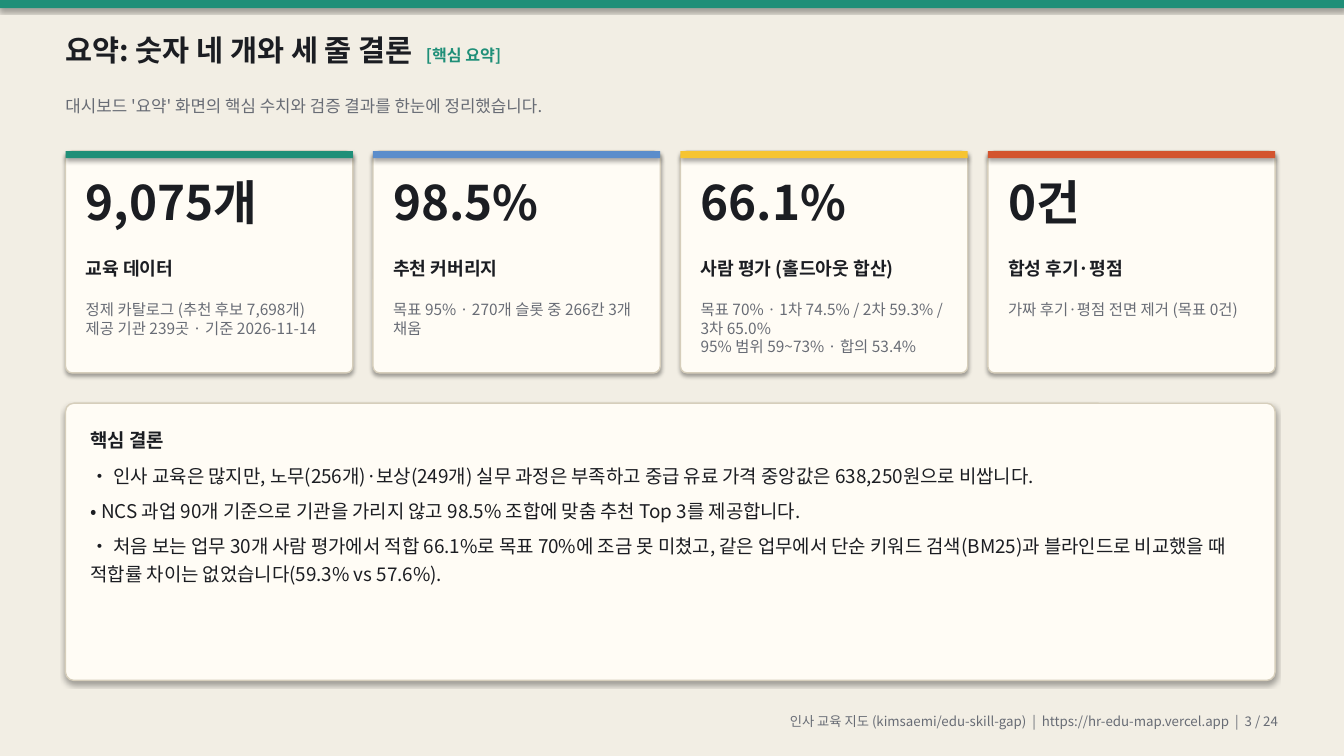
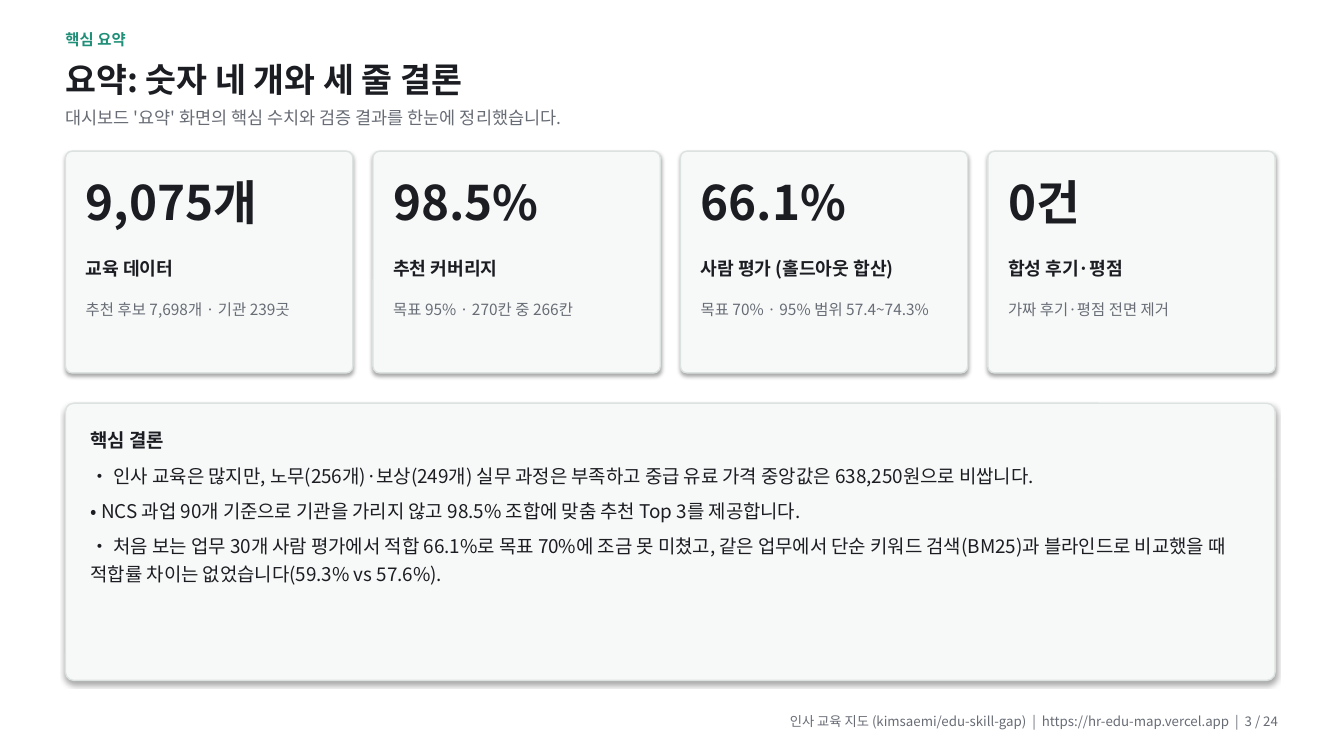
Before and after one commit to kimsaemi/edu-skill-gap, a slide deck: slide 3 of presentation/HR_교육지도_발표.pptx. Drawn at 1344x756 pixels with LibreOffice and Linux fonts; fonts in the diff are those of the drawing. Boxes give left, top, right and bottom in pixels: in the first picture for what was removed or moved away, otherwise in the second. Text is boxed around its words. In the diff, an @@ line names an element or a change of style, - is before the commit and + after.

```diff
--- a/presentation/HR_교육지도_발표.pptx
+++ b/presentation/HR_교육지도_발표.pptx
@@ rectangle at (0,0,1344,756): fill #F2EEE4 to #FFFFFF @@
@@ rectangle removed at (0,0,1344,8) @@
@@ text added at (65,32,125,47), 11 pt, text #1F8F78, bold @@
+핵심 요약
@@ text at (65,64,462,95): text changed; size 21 to 24 pt @@
-요약: 숫자 네 개와 세 줄 결론 [핵심 요약]
+요약: 숫자 네 개와 세 줄 결론
@@ text "대시보드 '요약' 화면의 핵심 수치와 ...": place and size @@
-text "대시보드 '요약' 화면의 핵심 수치와 ..." at (65,98,543,114)
+text "대시보드 '요약' 화면의 핵심 수치와 ..." at (65,109,561,126)
@@ text "대시보드 '요약' 화면의 핵심 수치와 ..." at (65,109,561,126): size 12 to 12.5 pt @@
@@ rectangle removed at (66,151,353,158) @@
@@ rectangle removed at (373,151,660,158) @@
@@ rectangle removed at (681,151,968,158) @@
@@ rectangle removed at (988,151,1275,158) @@
@@ text at (86,302,290,318): text changed @@
-정제 카탈로그 (추천 후보 7,698개)
-제공 기관 239곳 · 기준 2026-11-14
+추천 후보 7,698개 · 기관 239곳
@@ text at (393,302,573,316): text changed @@
-목표 95% · 270개 슬롯 중 266칸 3개 채움
+목표 95% · 270칸 중 266칸
@@ text at (701,302,929,316): text changed @@
-목표 70% · 1차 74.5% / 2차 59.3% / 3차 65.0%
-95% 범위 59~73% · 합의 53.4%
+목표 70% · 95% 범위 57.4~74.3%
@@ text at (1008,302,1169,316): text changed @@
-가짜 후기·평점 전면 제거 (목표 0건)
+가짜 후기·평점 전면 제거
@@ fill #FFFCF5 to #F7F9F8; outline #D6CEBB 1 pt to #DCE2DF 1 pt in 5 elements at (66,151,353,373), (373,151,660,373), (681,151,968,373), (988,151,1275,373), (66,403,1275,681) @@
```
Also in this commit, not shown: 22 other slides changed, 4 other files.
